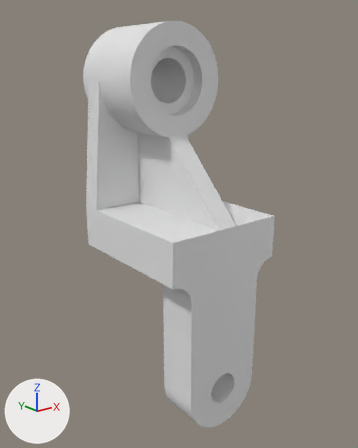
Two versions of the Blender file output/projekt4_wspornik_paski.blend, one commit apart.
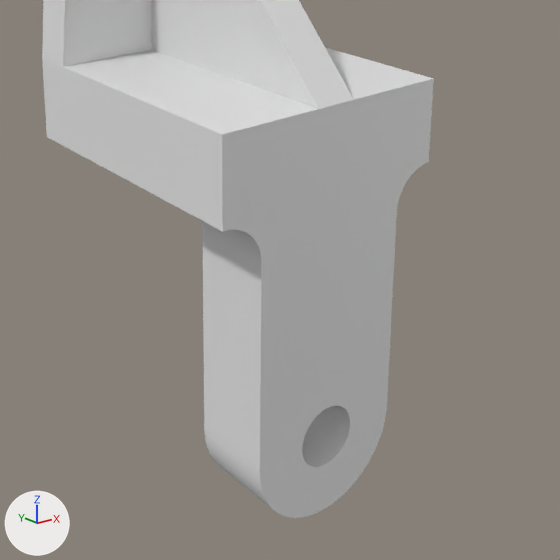
Each version appears first whole from a 50 mm camera at (-1.431, -1.453, 0.753) aimed at (0.02, 0.36, 0.028), and next in a close-up on the part from 18% to 94% of the width and 40% to 100% of the height. The axes (+X, +Y, +Z) are drawn at lower left. The lights are the same throughout. The first two pictures are the older version.

The older version as bpy lines, for what is in view:
```python
me_cube_001 = bpy.data.meshes.new('Cube.001')
me_cube_001.from_pydata(...)  # 1574 vertices, 1184 faces; spans x -0.3..0.3, y 0.0..0.75, z -0.9..0.95
me_cube_001.materials.append(None)
ob_cube_001 = bpy.data.objects.new('Cube.001', me_cube_001)
ob_cube_001.location = (0.0, 0.0, 0.0)
```
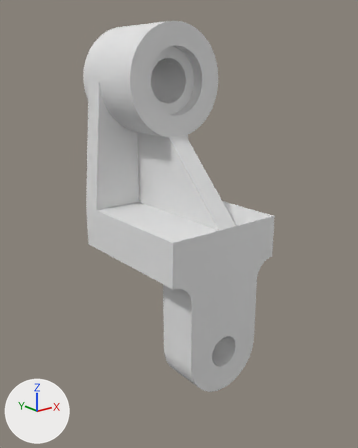
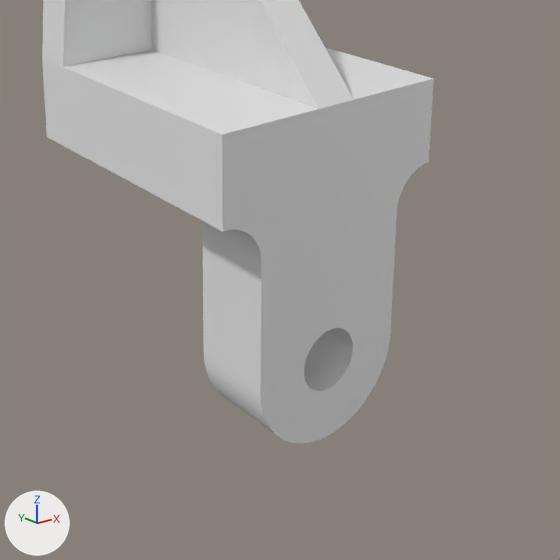
Patch to the scene script:
```diff
--- a/output/projekt4_wspornik_paski.blend.py
+++ b/output/projekt4_wspornik_paski.blend.py
@@ me_cube_001 @@
 # used by ob_cube_001; location = (0.0, 0.0, 0.0)
-me_cube_001.from_pydata(...)  # 1574 vertices, 1184 faces; spans x -0.3..0.3, y 0.0..0.75, z -0.9..0.95
+me_cube_001.from_pydata(...)  # 1562 vertices, 1172 faces; spans x -0.3..0.3, y 0.0..0.75, z -0.7..0.95
+# me_cube_001 part 1: 30 vertices moved from x -0.2..0.22, y 0.0..0.2, z -0.88..-0.14 to x -0.2..0.22, y 0.0..0.2, z -0.68..-0.14; 288 vertices removed from x -0.2..0.2, y 0.0..0.2, z -0.9..-0.1; 276 vertices added at x -0.2..0.2, y 0.0..0.2, z -0.7..-0.39
+# other edits to the shape of me_cube_001 do not show in these pictures
```

Pixel boxes (x1, y1, x2, y2) of what changed, in the close-ups (560 x 560 px; the box of a moved part takes in the faces that stretch with it):
'Cube.001', reshaped
    before: (42, 0, 434, 518)
    after: (42, 0, 434, 444)
part 1 of me_cube_001, moved or reshaped
    before: (204, 254, 395, 518)
    after: (204, 254, 395, 444)
